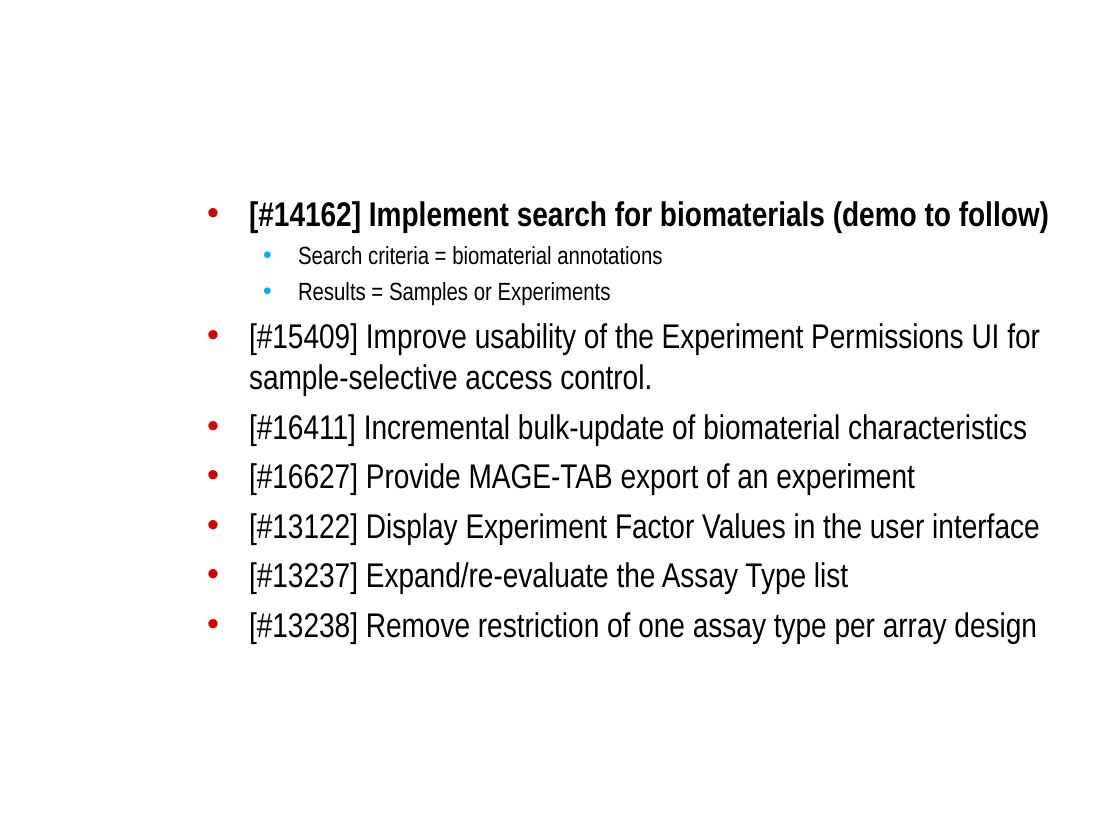
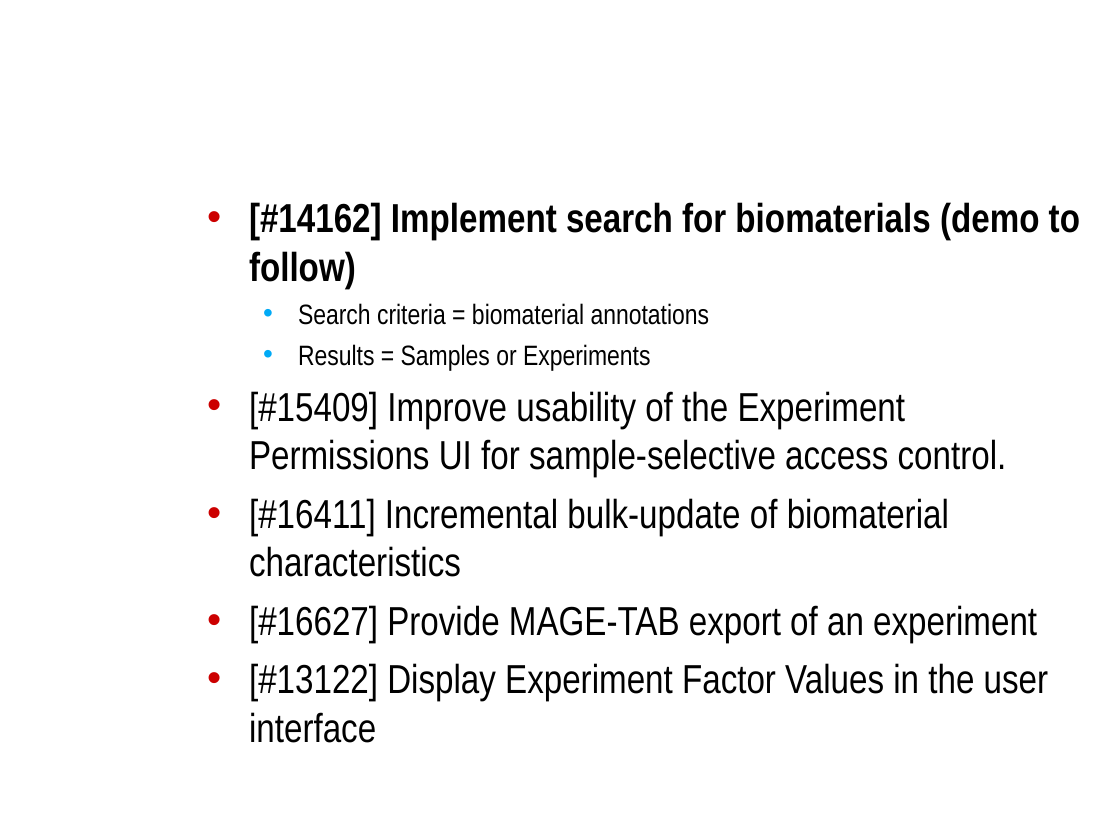
Before and after one commit to NCIP/caarray-docs, a slide deck: slide 5 of project_management/open_meetings/caArray User Community Meeting 2008.10.01.ppt. Drawn at 1120x840 pixels with LibreOffice and Linux fonts; fonts in the diff are those of the drawing; background and template pictures are left out. Boxes give left, top, right and bottom in pixels: in the first picture for what was removed or moved away, otherwise in the second. Text is boxed around its words. In the diff, an @@ line names an element or a change of style, - is before the commit and + after.

Commit message:
Updated 2.2.0 scope

```diff
--- a/project_management/open_meetings/caArray User Community Meeting 2008.10.01.ppt
+++ b/project_management/open_meetings/caArray User Community Meeting 2008.10.01.ppt
@@ text "[#14162] Implement search for biomaterials ..." at <box>249,202,1080,743</box>: size 22 to 26 pt in "[#14162] Implement search for biomaterials (demo to ...", "[#15409] Improve usability of the Experiment Permissions ...", "[#16411] Incremental bulk-update of biomaterial characterist ...", "[#16627] Provide MAGE-TAB export of an experiment" and 1 more places; size 16 to 18 pt in "Search criteria = biomaterial annotations", "Results = Samples or Experiments"; more space between paragraphs @@
@@ text at <box>249,562,1037,644</box>: paragraphs removed @@
-• [#13237] Expand/re-evaluate the Assay Type list
-• [#13238] Remove restriction of one assay type per array design
```
Also in this commit, not shown: 3 other slides changed.
